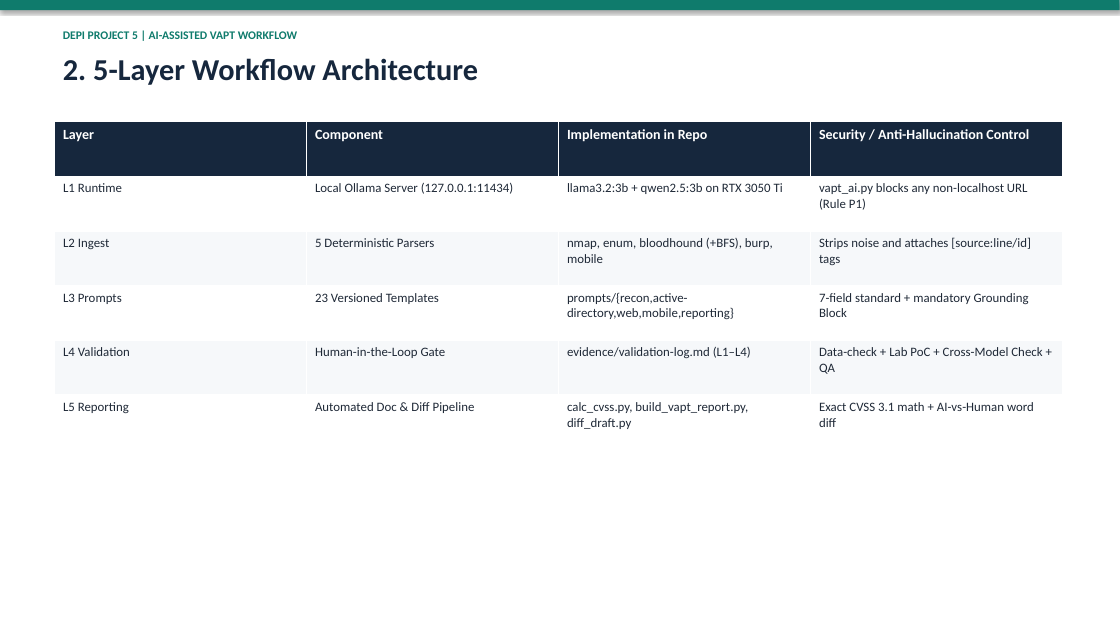
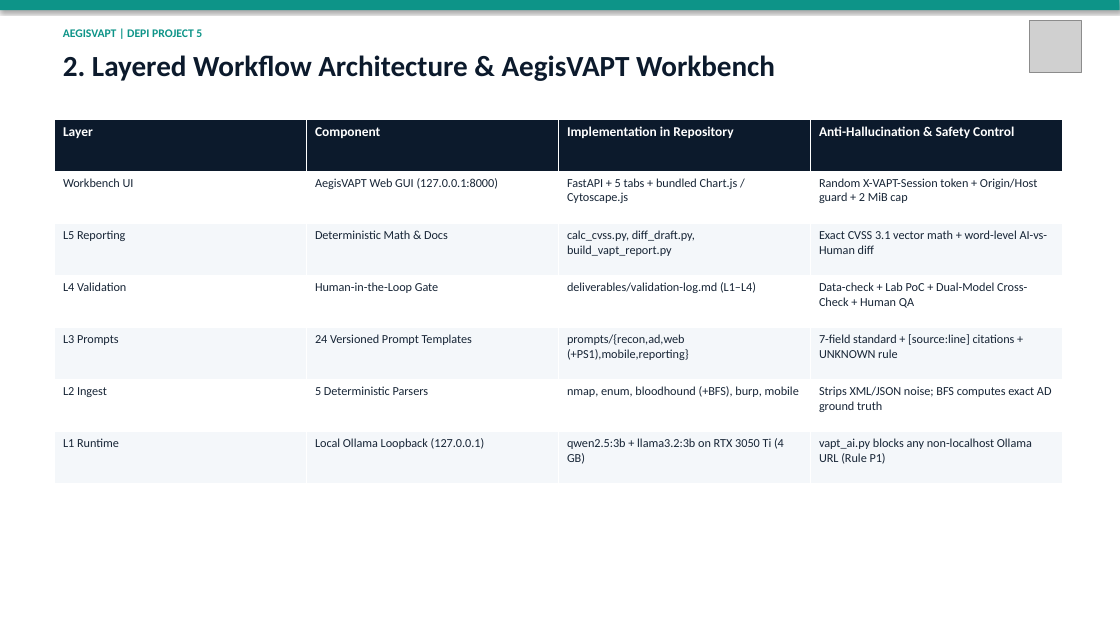
Before and after one commit to 7adadd/AI-Assisted-VAPT-Automation-Reporting-Workflow, a slide deck: slide 3 of deliverables/DEPI-Project5-Presentation.pptx. Drawn at 1120x630 pixels with LibreOffice and Linux fonts; fonts in the diff are those of the drawing; grey boxes stand for pictures. Boxes give left, top, right and bottom in pixels: in the first picture for what was removed or moved away, otherwise in the second. Text is boxed around its words. In the diff, an @@ line names an element or a change of style, - is before the commit and + after.

Commit message:
Polish AegisVAPT UI & logo, fix API/dashboard/graph/PoC bugs, add 15-slide deck & Arabic defense guide

```diff
--- a/deliverables/DEPI-Project5-Presentation.pptx
+++ b/deliverables/DEPI-Project5-Presentation.pptx
@@ rectangle at (0, 0, 1120, 10): fill #0F7B6C to #0D9488 @@
@@ text at (63, 29, 202, 37): text changed; size 26 to 10 pt; text colour #16273D to #0D9488 @@
-2. 5-Layer Workflow Architecture
+AEGISVAPT | DEPI PROJECT 5
@@ picture added at (1029, 20, 1081, 72) @@
@@ text removed at (63, 31, 297, 39) @@
-DEPI PROJECT 5 | AI-ASSISTED VAPT WORKFLOW
@@ text added at (63, 55, 775, 81), 25 pt, text #0C1A2C, bold @@
+2. Layered Workflow Architecture & AegisVAPT Workbench
@@ table at (55, 119, 1063, 484) @@
-row 1: Layer | Component | Implementation in Repo | Security / Anti-Hallucination Control
-row 2: L1 Runtime | Local Ollama Server (127.0.0.1:11434) | llama3.2:3b + qwen2.5:3b on RTX 3050 Ti | vapt_ai.py blocks any non-localhost URL (Rule P1)
-row 3: L2 Ingest | 5 Deterministic Parsers | nmap, enum, bloodhound (+BFS), burp, mobile | Strips noise and attaches [source:line/id] tags
-row 4: L3 Prompts | 23 Versioned Templates | prompts/{recon,active-directory,web,mobile,reporting} | 7-field standard + mandatory Grounding Block
-row 5: L4 Validation | Human-in-the-Loop Gate | evidence/validation-log.md (L1–L4) | Data-check + Lab PoC + Cross-Model Check + QA
-row 6: L5 Reporting | Automated Doc & Diff Pipeline | calc_cvss.py, build_vapt_report.py, diff_draft.py | Exact CVSS 3.1 math + AI-vs-Human word diff
+row 1: Layer | Component | Implementation in Repository | Anti-Hallucination & Safety Control
+row 2: Workbench UI | AegisVAPT Web GUI (127.0.0.1:8000) | FastAPI + 5 tabs + bundled Chart.js / Cytoscape.js | Random X-VAPT-Session token + Origin/Host guard + 2 MiB cap
+row 3: L5 Reporting | Deterministic Math & Docs | calc_cvss.py, diff_draft.py, build_vapt_report.py | Exact CVSS 3.1 vector math + word-level AI-vs-Human diff
+row 4: L4 Validation | Human-in-the-Loop Gate | deliverables/validation-log.md (L1–L4) | Data-check + Lab PoC + Dual-Model Cross-Check + Human QA
+row 5: L3 Prompts | 24 Versioned Prompt Templates | prompts/{recon,ad,web (+PS1),mobile,reporting} | 7-field standard + [source:line] citations + UNKNOWN rule
+row 6: L2 Ingest | 5 Deterministic Parsers | nmap, enum, bloodhound (+BFS), burp, mobile | Strips XML/JSON noise; BFS computes exact AD ground truth
+row 7: L1 Runtime | Local Ollama Loopback (127.0.0.1) | qwen2.5:3b + llama3.2:3b on RTX 3050 Ti (4 GB) | vapt_ai.py blocks any non-localhost Ollama URL (Rule P1)
```
Also in this commit, not shown: 9 other slides changed, 5 slides added, 2 slides removed, 22 other files.
